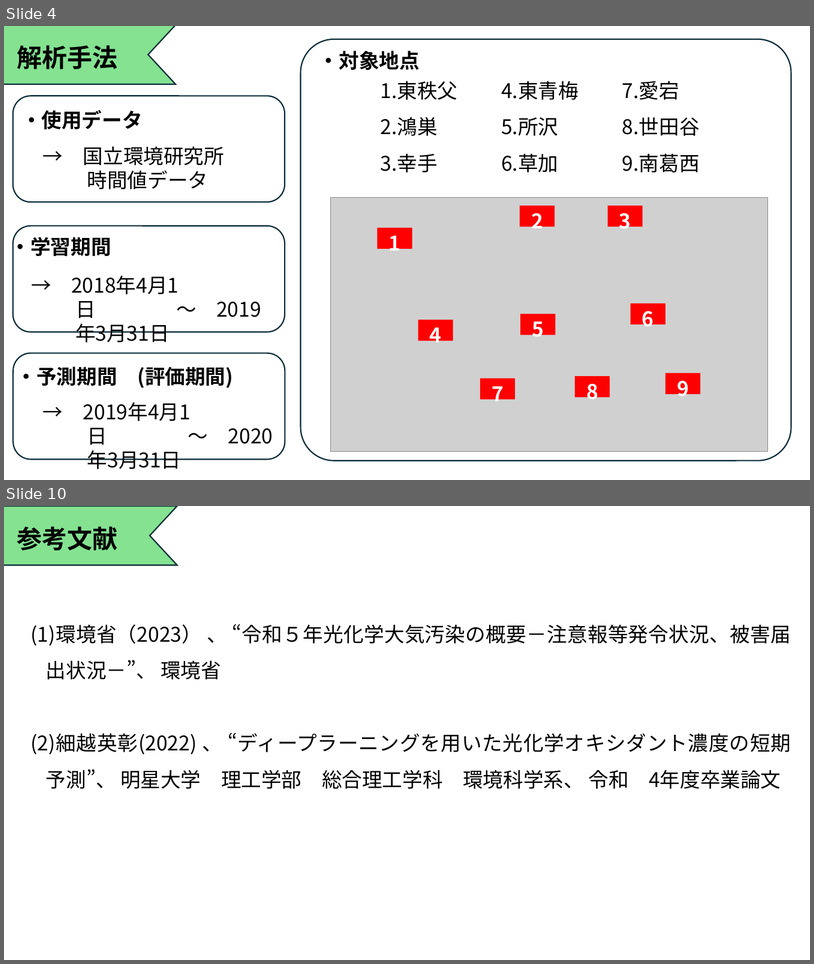
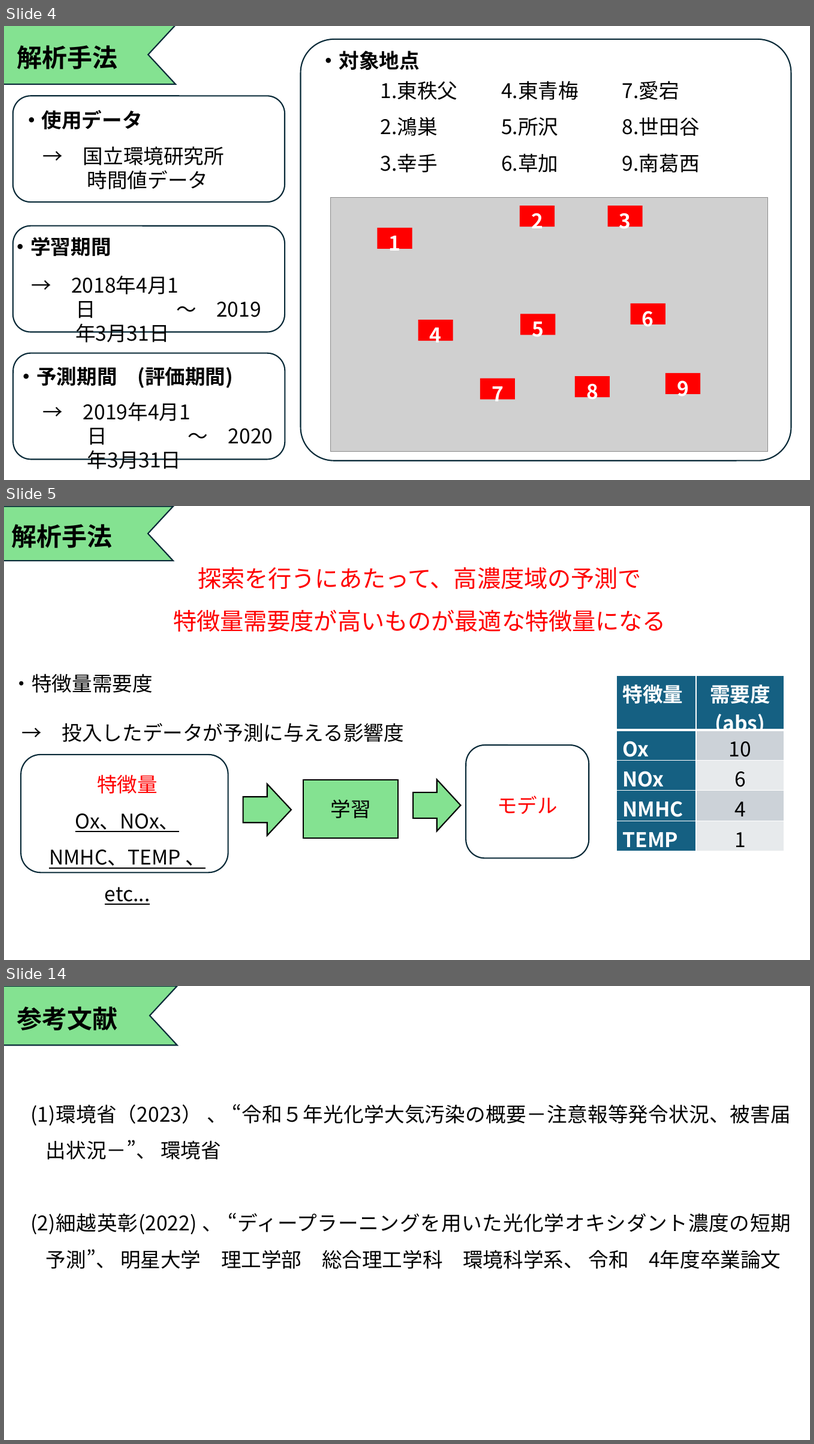
Before and after one commit to Tatsuki0623/lab, a slide deck: out_data/最終発表.pptx. Shown one above the other, each under a label of ours: slides 4 and 10 before the commit, slides 4, 5 and 14 after it; the slides between them are not shown. The pictures are 814x964 and 814x1444 pixels, drawn with LibreOffice and Linux fonts; fonts in the diff are those of the drawing; grey boxes stand for pictures. Boxes give left, top, right and bottom in pixels: in the first picture for what was removed or moved away, otherwise in the second. Text is boxed around its words. In the diff, an @@ line names an element or a change of style, - is before the commit and + after.

```diff
--- a/out_data/最終発表.pptx
+++ b/out_data/最終発表.pptx
@@ slide 5 added at [4,506,810,960], background #FFFFFF @@
@@ chevron added at [4,507,173,561], fill #84E291, outline #092A39 1.5 pt @@
@@ text added at [12,524,113,548], 30 pt, text #000000, bold @@
+解析手法
@@ text added at [173,567,666,631], 28 pt, text #FF0000 @@
+探索を行うにあたって、高濃度域の予測で
+特徴量需要度が高いものが最適な特徴量になる
@@ text added at [12,673,153,693], 24 pt, text #000000 @@
+・特徴量需要度
@@ table added at [617,675,785,855], 5 rows, 2 columns @@
+特徴量 | 需要度(abs)
+Ox | 10
+NOx | 6
+NMHC | 4
+TEMP | 1
@@ text added at [62,723,404,742], 24 pt, text #000000 @@
+→ 投入したデータが予測に与える影響度
@@ rounded rectangle added at [21,754,228,873], fill #FFFFFF, outline #092A39 1.5 pt @@
@@ rounded rectangle added at [466,745,589,858], fill #FFFFFF, outline #092A39 1.5 pt @@
@@ text added at [49,774,206,868], 24 pt, text #000000, underline @@
+特徴量
+Ox、NOx、NMHC、TEMP 、etc...
@@ right arrow added at [243,784,291,835], fill #84E291, outline #000000 1.5 pt @@
@@ rectangle added at [303,780,398,838], fill #84E291, outline #000000 1.5 pt, 24 pt, text #000000 @@
+学習
@@ right arrow added at [414,780,461,831], fill #84E291, outline #000000 1.5 pt @@
@@ text added at [497,795,558,814], 24 pt, text #FF0000 @@
+モデル
@@ what was slide 10 is now slide 14 @@
```
Also in this commit, not shown: 6 slides changed, 3 other slides added, 4 other files.
